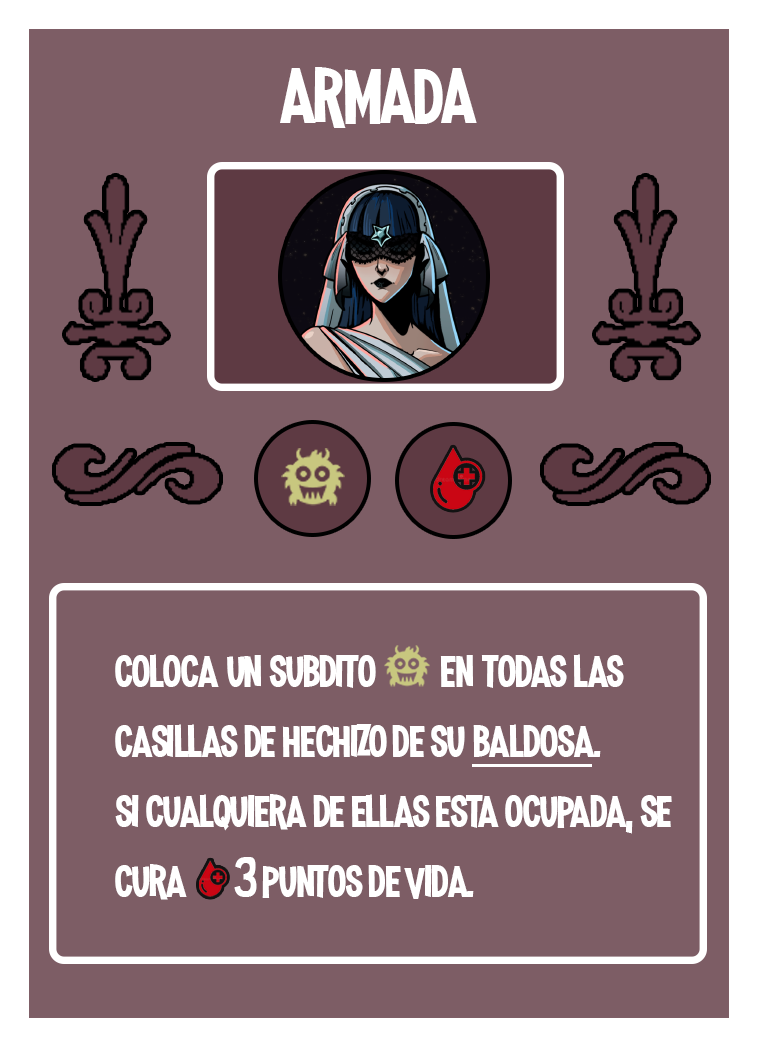
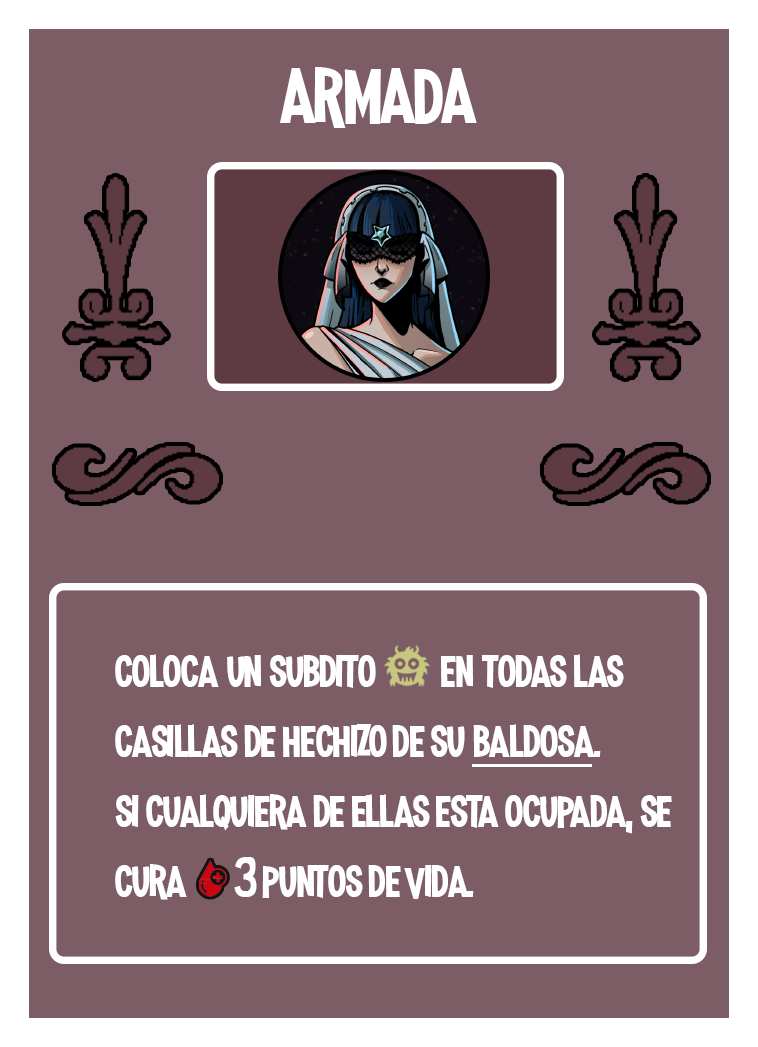
Two versions of the same layered image (758×1047). Layer-by-layer changes:
removed layer "Capa 7" over [281, 448, 345, 506]
removed layer "Capa 6" over [433, 447, 483, 510]
removed layer "Elipse 1 copia 2" from group "PLANTILLA_SIN_CUADRICULA" over [258, 424, 367, 533]
removed layer "Elipse 1 copia" from group "PLANTILLA_SIN_CUADRICULA" over [399, 426, 508, 535]